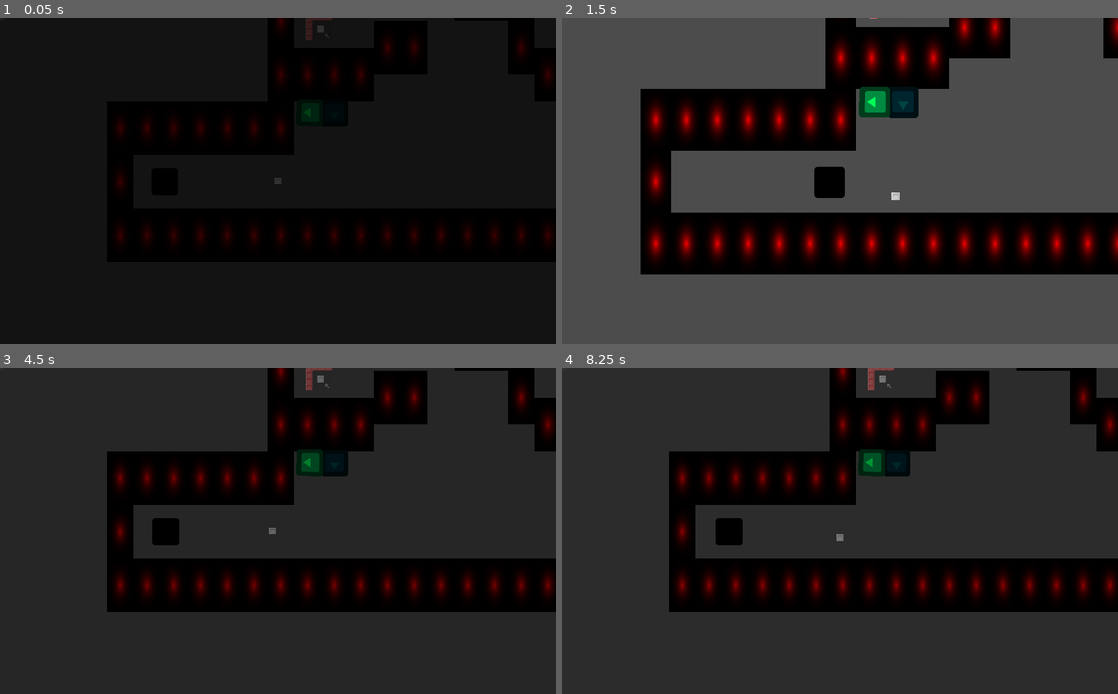
Above: before the commit, frames 1-4 (two rows, left to right).
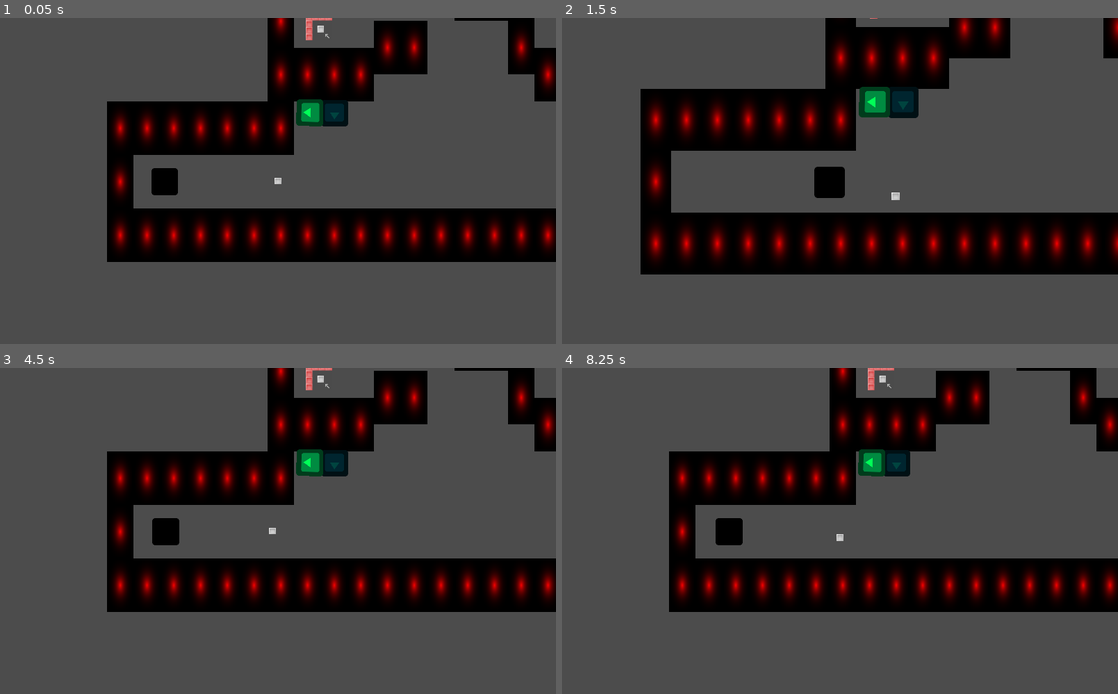
Above: after the commit, the same moments.

Repository: Screen-Punch/intd450
Game: Godot game, scene res://Levels/Level 1-11.tscn
The game is run twice, just before and just after one commit, with the same random seed, the same clock (stepped at 60 frames per second) and the same inputs. This scene is started directly instead of the project's main scene. The engine's default icon, where the game draws it, is replaced by a stand-in: a white triangle on a blue panel in a dark square.
Inputs:
- Up to frame 1 (0.05 s): no input
- Up to frame 2 (1.5 s): hold Right (ui_right) 0.53-1.28 s; hold Down (ui_down) from 1.28 s (still down)
- Up to frame 3 (4.5 s): release Down (ui_down) at 2.03 s; hold Right (ui_right) 2.03-2.78 s; hold Up (ui_up) 2.78-3.53 s; hold Left (ui_left) from 3.53 s (still down)
- Up to frame 4 (8.25 s): release Left (ui_left) at 5.03 s; hold Down (ui_down) 5.03-5.78 s; hold Right (ui_right) 5.78-6.53 s; hold Up (ui_up) 6.53-7.28 s; hold Right (ui_right) 7.28-8.03 s; hold Down (ui_down) from 8.03 s (still down)

The runs differ from the first frame. In frame 1, 79% of the frame differs, in the area x 0-100%, y 0-100%; in frame 2, nothing differs; in frame 3, 77%; in frame 4, 76%.

Commit message:
Fixed exit menu

Diff:
--- a/Levels/Level 1-11.tscn
+++ b/Levels/Level 1-11.tscn
@@ -15,7 +15,7 @@
 polygons = [ PoolIntArray( 0, 1, 2, 3 ), PoolIntArray( 0, 3, 4, 5 ), PoolIntArray( 5, 4, 6 ), PoolIntArray( 7, 8, 9, 10, 11, 12 ), PoolIntArray( 11, 13, 12 ), PoolIntArray( 14, 15, 11, 10 ), PoolIntArray( 16, 17, 7, 12, 18 ), PoolIntArray( 12, 19, 18 ), PoolIntArray( 16, 18, 5, 6, 20 ) ]
 outlines = [ PoolVector2Array( -448.999, 64.0005, -62.9602, 65.6861, -62.9602, -69.5989, 134.122, -61.2479, 134.122, -1 …(313 unchanged characters)…
 
-[node name="Level 1-11" type="Node2D" index="0"]
+[node name="Level 1-11" type="Node2D"]
 
 [node name="TileMap" type="TileMap" parent="." index="0"]
 
--- a/Levels/Level 1-12.tscn
+++ b/Levels/Level 1-12.tscn
@@ -9,14 +9,13 @@
 [ext_resource path="res://Scenes/Lock.tscn" type="PackedScene" id=7]
 [ext_resource path="res://Scenes/Mirror.tscn" type="PackedScene" id=8]
 
-
 [sub_resource type="NavigationPolygon" id=1]
 
 vertices = PoolVector2Array( 448.699, 252.819, 900.901, 444.252, -59.2755, 438.222, 252.744, 249.805, 121.606, -193.354 …(210 unchanged characters)…
 polygons = [ PoolIntArray( 0, 1, 2, 3 ), PoolIntArray( 4, 5, 3, 2, 6, 7 ), PoolIntArray( 8, 9, 1, 0, 10 ), PoolIntArray( 11, 12, 8, 10, 5, 4 ), PoolIntArray( 13, 14, 7, 6 ), PoolIntArray( 4, 7, 15 ) ]
 outlines = [ PoolVector2Array( -448.999, 64.0005, -62.2901, 64.4016, -62.2901, -190.339, 121.606, -193.354, 124.62, -25 …(234 unchanged characters)…
 
-[node name="Level 1-12" type="Node2D" index="0"]
+[node name="Level 1-12" type="Node2D"]
 
 [node name="TileMap" type="TileMap" parent="." index="0"]
 
--- a/Scenes/next_W.tscn
+++ b/Scenes/next_W.tscn
@@ -64,6 +64,7 @@
 
 [node name="ScreenBlocker" type="Sprite" parent="CanvasLayer" index="0"]
 
+visible = false
 modulate = Color( 0, 0, 0, 0 )
 position = Vector2( 532.765, 310.185 )
 scale = Vector2( 17.6489, 10.6933 )
--- a/Scenes/player.tscn
+++ b/Scenes/player.tscn
@@ -189,6 +189,98 @@
 flat = false
 align = 1
 
+[node name="ExitConfirmation" type="Panel" parent="CanvasLayer/PauseMenu/ExitButton" index="0"]
+
+visible = false
+anchor_left = 0.0
+anchor_top = 0.0
+anchor_right = 0.0
+anchor_bottom = 0.0
+margin_left = -77.0
+margin_top = -104.0
+margin_right = 153.0
+margin_bottom = 67.0
+rect_pivot_offset = Vector2( 0, 0 )
+rect_clip_content = false
+mouse_filter = 0
+mouse_default_cursor_shape = 0
+size_flags_horizontal = 1
+size_flags_vertical = 1
+
+[node name="ConfirmationText" type="Label" parent="CanvasLayer/PauseMenu/ExitButton/ExitConfirmation" index="0"]
+
+anchor_left = 0.0
+anchor_top = 0.0
+anchor_right = 0.0
+anchor_bottom = 0.0
+margin_top = 49.0
+margin_right = 230.0
+margin_bottom = 80.0
+rect_pivot_offset = Vector2( 0, 0 )
+rect_clip_content = false
+mouse_filter = 2
+mouse_default_cursor_shape = 0
+size_flags_horizontal = 1
+size_flags_vertical = 4
+text = "Exiting will lose all unsaved progress!"
+align = 1
+autowrap = true
+percent_visible = 1.0
+lines_skipped = 0
+max_lines_visible = -1
+
+[node name="YesExit" type="Button" parent="CanvasLayer/PauseMenu/ExitButton/ExitConfirmation" index="1"]
+
+modulate = Color( 1, 0.140625, 0.140625, 1 )
+anchor_left = 0.0
+anchor_top = 0.0
+anchor_right = 0.0
+anchor_bottom = 0.0
+margin_left = 49.0
+margin_top = 99.0
+margin_right = 84.0
+margin_bottom = 119.0
+rect_pivot_offset = Vector2( 0, 0 )
+rect_clip_content = false
+focus_mode = 2
+mouse_filter = 0
+mouse_default_cursor_shape = 0
+size_flags_horizontal = 1
+size_flags_vertical = 1
+toggle_mode = false
+enabled_focus_mode = 2
+shortcut = null
+group = null
+text = "Exit"
+flat = false
+align = 1
+_sections_unfolded = [ "Visibility" ]
+
+[node name="NoExit" type="Button" parent="CanvasLayer/PauseMenu/ExitButton/ExitConfirmation" index="2"]
+
+anchor_left = 0.0
+anchor_top = 0.0
+anchor_right = 0.0
+anchor_bottom = 0.0
+margin_left = 128.0
+margin_top = 99.0
+margin_right = 182.0
+margin_bottom = 119.0
+rect_pivot_offset = Vector2( 0, 0 )
+rect_clip_content = false
+focus_mode = 2
+mouse_filter = 0
+mouse_default_cursor_shape = 0
+size_flags_horizontal = 1
+size_flags_vertical = 1
+toggle_mode = false
+enabled_focus_mode = 2
+shortcut = null
+group = null
+text = "Return"
+flat = false
+align = 1
+
 [node name="SceneTransition" type="AnimationPlayer" parent="CanvasLayer" index="1"]
 
 root_node = NodePath("..")
@@ -201,6 +293,7 @@
 
 [node name="ScreenBlocker" type="Sprite" parent="CanvasLayer" index="2"]
 
+visible = false
 modulate = Color( 0, 0, 0, 1 )
 position = Vector2( 553.168, 316.428 )
 scale = Vector2( 18.2865, 10.8884 )
@@ -210,3 +303,7 @@
 [connection signal="pressed" from="CanvasLayer/PauseMenu/ResumeButton" to="CanvasLayer/PauseMenu" method="_on_ResumeButton_pressed"]
 
 [connection signal="pressed" from="CanvasLayer/PauseMenu/ExitButton" to="CanvasLayer/PauseMenu" method="_on_ExitButton_pressed"]
+
+[connection signal="pressed" from="CanvasLayer/PauseMenu/ExitButton/ExitConfirmation/YesExit" to="CanvasLayer/PauseMenu" method="_on_YesExit_pressed"]
+
+[connection signal="pressed" from="CanvasLayer/PauseMenu/ExitButton/ExitConfirmation/NoExit" to="CanvasLayer/PauseMenu" method="_on_NoExit_pressed"]
--- a/Scripts/PauseMenu.gd
+++ b/Scripts/PauseMenu.gd
@@ -25,10 +25,10 @@
 	$ExitButton/ExitConfirmation.show()
 
 
-func _on_ExitYes_pressed():
+func _on_YesExit_pressed():
 	get_tree().paused = false
 	get_tree().change_scene("res://Levels/Main Menu.tscn")
 
 
-func _on_ExitNo_pressed():
+func _on_NoExit_pressed():
 	$ExitButton/ExitConfirmation.hide()
